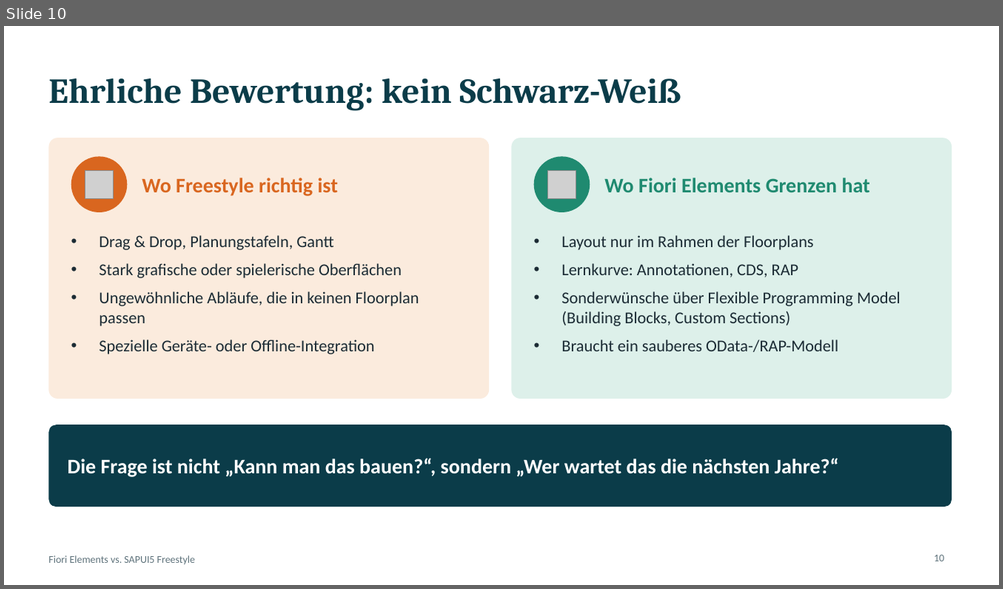
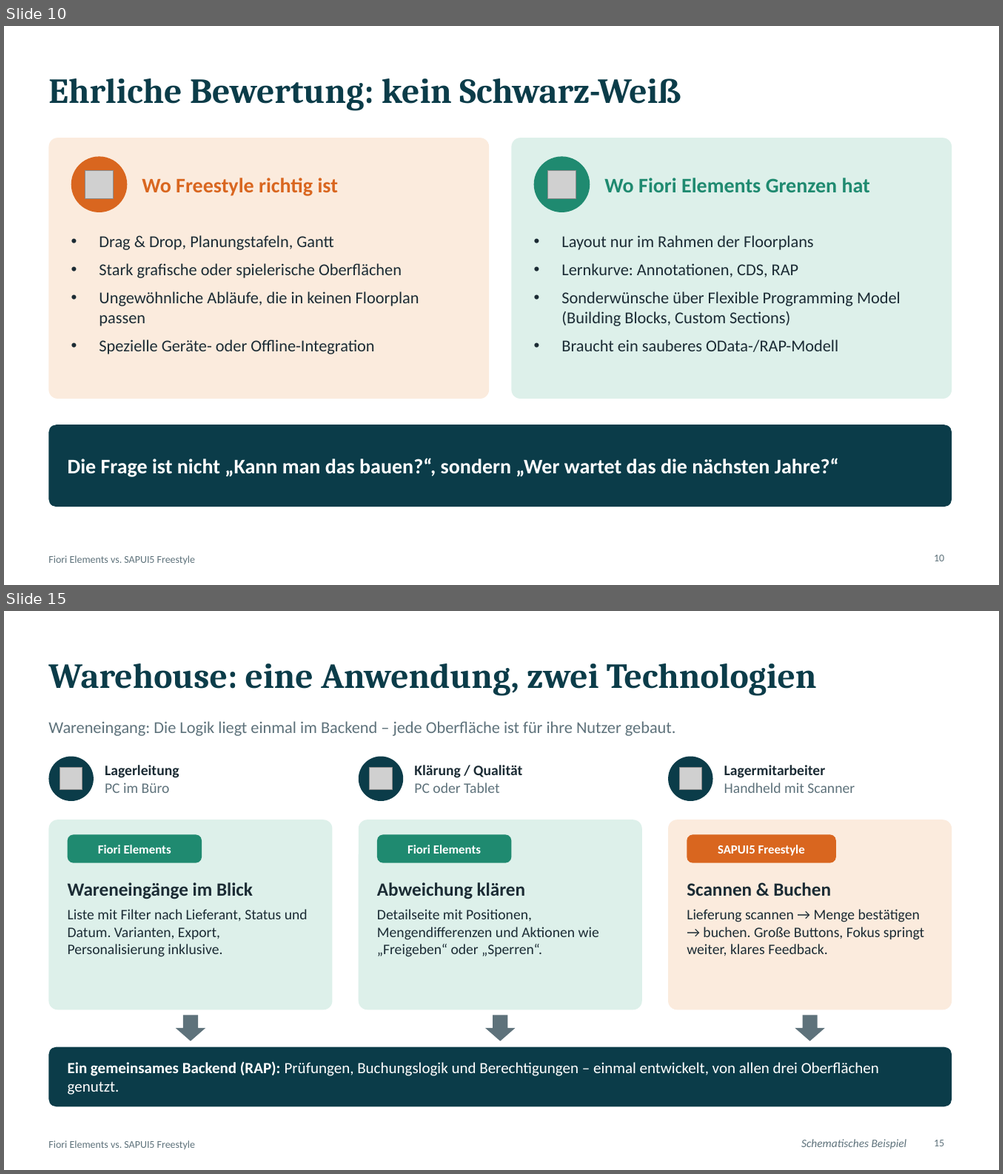
Before and after one commit to Fabs943/SAPUI5-DEMO, a slide deck: praesentation/Fiori_vs_Freestyle.pptx. Shown one above the other, each under a label of ours: slide 10 before the commit, slides 10 and 15 after it; the slides between them are not shown. The pictures are 1003x589 and 1003x1174 pixels, drawn with LibreOffice and Linux fonts; fonts in the diff are those of the drawing; grey boxes stand for pictures. Boxes give left, top, right and bottom in pixels: in the first picture for what was removed or moved away, otherwise in the second. Text is boxed around its words. In the diff, an @@ line names an element or a change of style, - is before the commit and + after.

```diff
--- a/praesentation/Fiori_vs_Freestyle.pptx
+++ b/praesentation/Fiori_vs_Freestyle.pptx
@@ slide 15 added at <box>4,611,999,1170</box>, background #FFFFFF; not listed: 1 template element that a slide beside it also shows @@
@@ title added at <box>48,664,817,696</box>, 34 pt, text #0B3C49, bold @@
+Warehouse: eine Anwendung, zwei Technologien
@@ text added at <box>48,721,676,736</box>, 16 pt, text #5E727B @@
+Wareneingang: Die Logik liegt einmal im Backend – jede Oberfläche ist für ihre Nutzer gebaut.
@@ ellipse added at <box>48,757,94,801</box>, fill #0B3C49 @@
@@ text added at <box>105,765,179,793</box>, 14 pt, text #1B2B34, bold @@
+Lagerleitung
+PC im Büro
@@ ellipse added at <box>358,757,403,801</box>, fill #0B3C49 @@
@@ text added at <box>414,765,522,793</box>, 14 pt, text #1B2B34, bold @@
+Klärung / Qualität
+PC oder Tablet
@@ ellipse added at <box>668,757,713,801</box>, fill #0B3C49 @@
@@ text added at <box>724,765,854,793</box>, 14 pt, text #5E727B @@
+Lagermitarbeiter
+Handheld mit Scanner
@@ picture added at <box>60,768,82,790</box> @@
@@ picture added at <box>370,768,392,790</box> @@
@@ picture added at <box>679,768,702,790</box> @@
@@ rounded rectangle added at <box>48,820,333,1010</box>, fill #DDF0EA @@
@@ rounded rectangle added at <box>358,820,642,1010</box>, fill #DDF0EA @@
@@ rounded rectangle added at <box>668,820,951,1010</box>, fill #FBEBDD @@
@@ rounded rectangle added at <box>68,834,202,863</box>, fill #1F8A70 @@
@@ text added at <box>98,845,171,854</box>, 12 pt, text #FFFFFF, bold @@
+Fiori Elements
@@ rounded rectangle added at <box>377,834,512,863</box>, fill #1F8A70 @@
@@ text added at <box>407,845,481,854</box>, 12 pt, text #FFFFFF, bold @@
+Fiori Elements
@@ rounded rectangle added at <box>687,834,836,863</box>, fill #D9661F @@
@@ text added at <box>717,845,805,856</box>, 12 pt, text #FFFFFF, bold @@
+SAPUI5 Freestyle
@@ text added at <box>68,883,253,900</box>, 18 pt, text #1B2B34, bold @@
+Wareneingänge im Blick
@@ text added at <box>377,883,525,900</box>, 18 pt, text #1B2B34, bold @@
+Abweichung klären
@@ text added at <box>686,883,831,896</box>, 18 pt, text #1B2B34, bold @@
+Scannen & Buchen
@@ text added at <box>68,909,307,957</box>, 14 pt, text #1B2B34 @@
+Liste mit Filter nach Lieferant, Status und Datum. Varianten, Export, Personalisierung inklusive.
@@ text added at <box>377,909,599,957</box>, 14 pt, text #1B2B34 @@
+Detailseite mit Positionen, Mengendifferenzen und Aktionen wie „Freigeben“ oder „Sperren“.
@@ text added at <box>686,909,924,957</box>, 14 pt, text #1B2B34 @@
+Lieferung scannen → Menge bestätigen → buchen. Große Buttons, Fokus springt weiter, klares Feedback.
@@ down arrow added at <box>176,1015,205,1042</box>, fill #5E727B @@
@@ down arrow added at <box>485,1015,515,1042</box>, fill #5E727B @@
@@ down arrow added at <box>795,1015,825,1042</box>, fill #5E727B @@
@@ rounded rectangle added at <box>48,1048,951,1107</box>, fill #0B3C49 @@
@@ text added at <box>68,1062,879,1095</box>, 15 pt, text #FFFFFF @@
+Ein gemeinsames Backend (RAP): Prüfungen, Buchungslogik und Berechtigungen – einmal entwickelt, von allen drei Oberflächen genutzt.
@@ text added at <box>801,1139,907,1150</box>, 11 pt, text #5E727B, italic @@
+Schematisches Beispiel
@@ page number added at <box>933,1140,944,1147</box>, 10 pt, text #5E727B @@
+15
```
Also in this commit, not shown: 7 slides changed, 2 other slides added.
